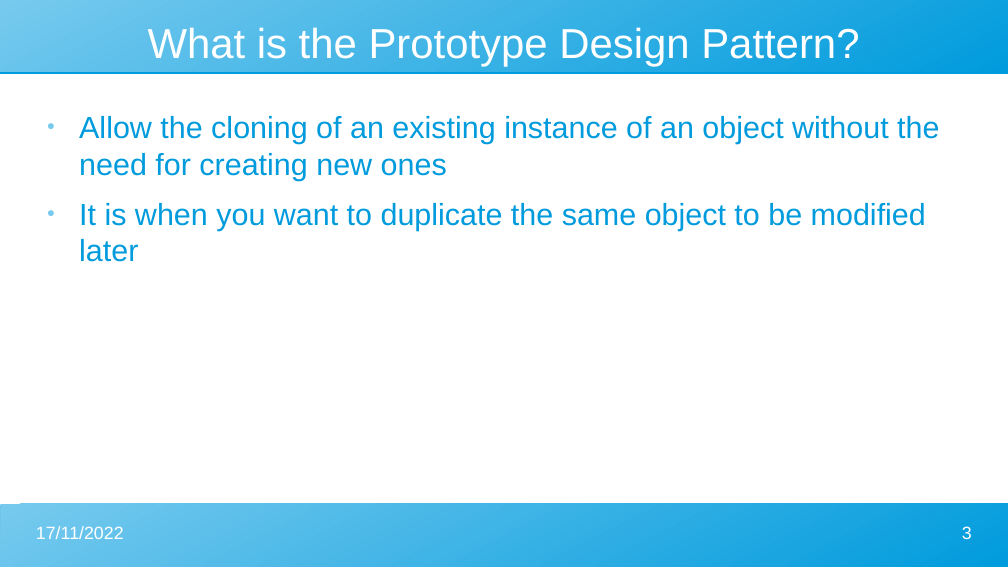
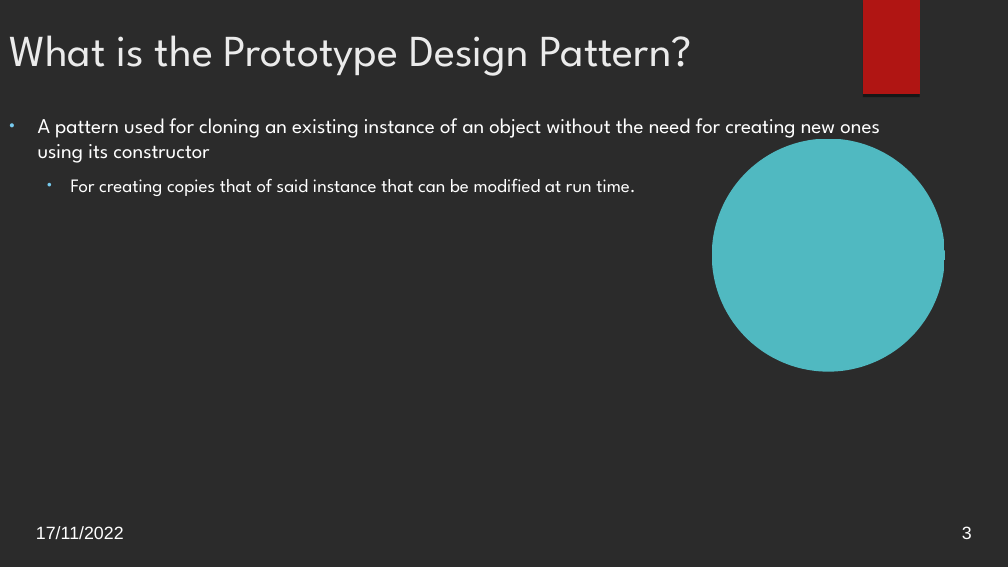
Before and after one commit to Leo-Chen-CM/Prototype-Design-Pattern, a slide deck: slide 3 of Prototype slide.odp. Drawn at 1008x567 pixels with LibreOffice and Linux fonts; fonts in the diff are those of the drawing; background and template pictures are left out; a plain dark background stands for a picture behind light text. Boxes give left, top, right and bottom in pixels: in the first picture for what was removed or moved away, otherwise in the second. Text is boxed around its words. In the diff, an @@ line names an element or a change of style, - is before the commit and + after.

```diff
--- a/Prototype slide.odp
+++ b/Prototype slide.odp
@@ background #FFFFFF to picture (left out) @@
@@ title "What is the Prototype Design ...": place and size @@
-title "What is the Prototype Design ..." at [148,27,859,67]
+title "What is the Prototype Design ..." at [9,35,692,76]
@@ title "What is the Prototype Design ..." at [9,35,692,76]: size 33 to 34.8 pt, font Arial to League Spartan, text colour #FFFFFF to #EBEBEB; alignment centre to left; vertical alignment middle to top @@
@@ freeform shape removed at [0,0,1008,72] @@
@@ freeform shape added at [863,0,920,94], fill #B01513 @@
@@ text at [38,118,880,196]: text changed; size 24 to 16.6 pt; font Arial to League Spartan; text colour #009BDD to #FFFFFF @@
-● Allow the cloning of an existing instance of an object without the need for creating new ones
-● It is when you want to duplicate the same object to be modified later
+● A pattern used for cloning an existing instance of an object without the need for creating new ones using its constructor
+  ● For creating copies that of said instance that can be modified at run time.
@@ freeform shape added at [712,139,945,372], fill #50B9C1 @@
@@ freeform shape removed at [0,504,1008,567] @@
```
Also in this commit, not shown: 6 other slides changed, 3 slides added, 1 slide removed, 12 other files.
